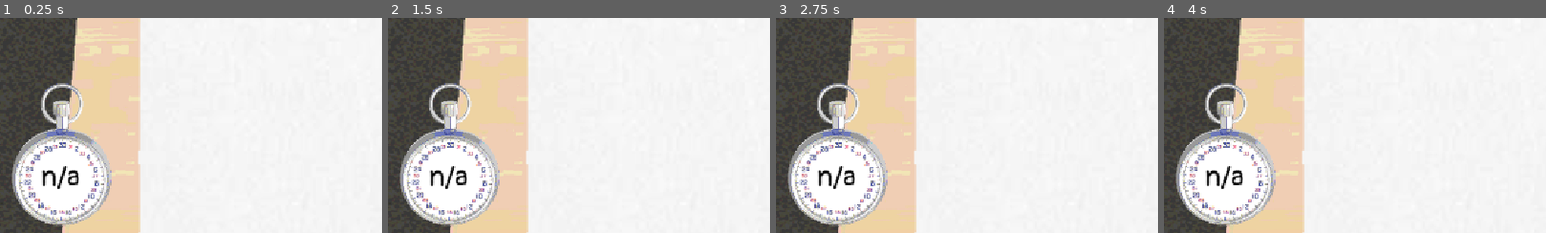
Above: before the commit, frames 1-4 (left to right).
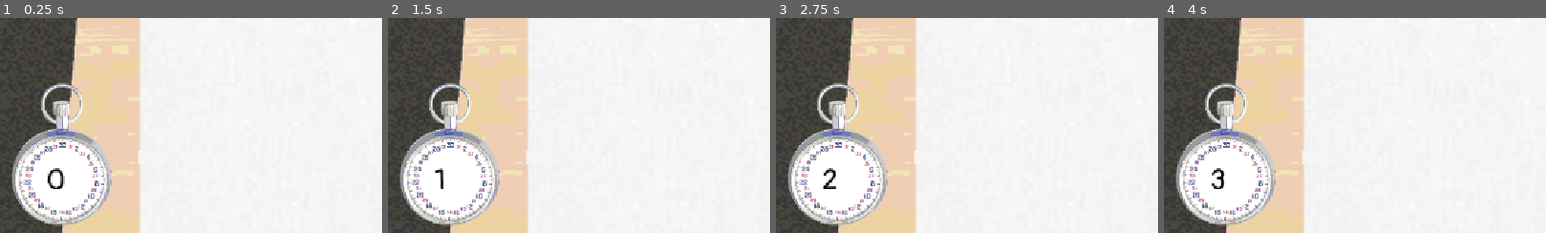
Above: after the commit, the same moments.

Repository: Vick-St3r/haven-keyboard
Game: Godot game, scene res://scenes/main_game.tscn
Same seed, same stepped clock (60 frames per second), same inputs: the game is played once before the commit and once after it.
Inputs (mouse positions are % of the whole screen's width and height, from its top left):
- Up to frame 1 (0.25 s): no input
- Up to frame 2 (1.5 s): click (46, 57) at 0.52 s; type "Alex" at 0.6 s; move the mouse to (72, 45) at 1.27 s; click (72, 45) at 1.42 s
- Up to frame 3 (2.75 s): move the mouse to (30, 55) at 2.02 s; click (30, 55) at 2.17 s
- Up to frame 4 (4 s): move the mouse to (60, 28) at 2.77 s; click (60, 28) at 2.92 s; move the mouse to (45, 70) at 3.52 s; click (45, 70) at 3.67 s
The pictures show only the part of the screen within x 0-50%, y 50-100%; the shares and areas given below are measured in that part.

The runs differ from the first frame. In frame 1, 0.6% of the frame differs, in the area x 10-21%, y 68-80%; in frame 2, 0.5%; in frame 3, 0.6%; in frame 4, 0.5%.

Commit message:
poop

Diff:
--- a/scenes/main_game.tscn
+++ b/scenes/main_game.tscn
@@ -66,14 +66,14 @@
 texture = ExtResource("9_2l77h")
 
 [node name="time" type="Label" parent="clock" unique_id=1191286392]
-offset_left = -31.0
-offset_top = 8.0
-offset_right = 36.0
-offset_bottom = 66.0
+offset_left = -23.0
+offset_top = 13.0
+offset_right = 30.0
+offset_bottom = 67.0
 theme_override_colors/font_color = Color(0, 0, 0, 1)
 theme_override_fonts/font = ExtResource("2_72e8q")
 theme_override_font_sizes/font_size = 42
-text = "n/a"
+text = "10"
 
 [node name="texttype" type="RichTextLabel" parent="." unique_id=2095181091]
 offset_left = 292.0
--- a/scripts/main_game.gd
+++ b/scripts/main_game.gd
@@ -3,6 +3,7 @@
 @onready var textedit = $TextEdit
 var targetText;
 @onready var targetTextDisplay = $texttype
+@onready var timertext = $clock/time
 const textFilesPath = "res://texts/"
 @onready var textFiles = [
 	textFilesPath + "mitosis.txt",
@@ -14,6 +15,7 @@
 var scrambledSentences;
 var curSentence = 0;
 var badSentenceDone = false;
+var sec: float = 0.0
 
 # Called when the node enters the scene tree for the first time.
 func _ready() -> void:
@@ -50,7 +52,8 @@
 
 # Called every frame. 'delta' is the elapsed time since the previous frame.
 func _process(delta: float) -> void:
-	pass
+	sec +=delta
+	timertext.text = str(int(sec))
 
 func _on_text_edit_text_changed() -> void:
 	if textedit.text == targetText:
